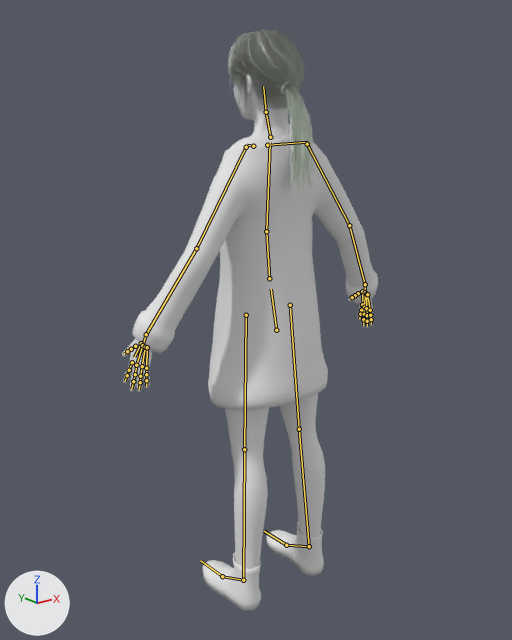
Two versions of the FBX model UnityProject/Assets/Visuals/Characters/New Silja/NewSilja_rigged_1.fbx, one commit apart.
The view is the same before and after, from a 50 mm camera at (-1.436, -1.74, 1.694) aimed at (-0.049, -0.006, 1.0). Every picture has the same lights, and +X, +Y and +Z are marked at lower left. The bones that bend it are drawn over the model as lines.

Names of what the first picture shows: '!Silja_Hair', '!Silja_LowPoly'.
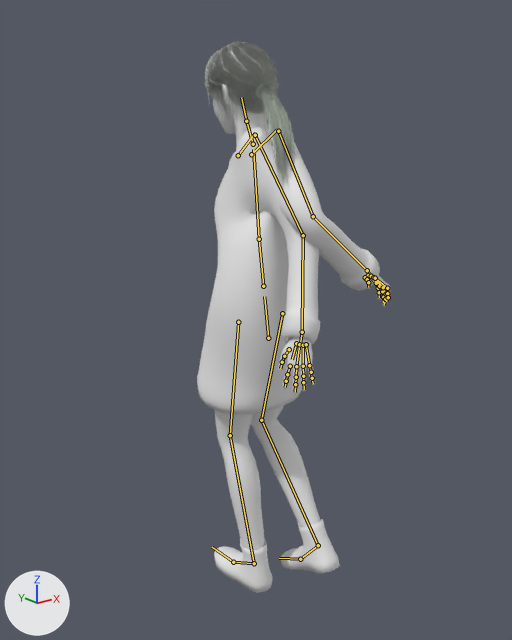
The newer file adds an action. The first version stands in its rest pose; the second is drawn at frame 8 of the action '!Silja_DeformRig|!Silja_LowPolyAction'.

Where the change shows, as pixel boxes (x1, y1, x2, y2) in the pictures (512 x 640 px):
'!Silja_LowPoly', posed (25% narrower): before (122, 33, 378, 611); after (197, 49, 390, 593)
'!Silja_Hair', posed (11% shorter): before (228, 29, 317, 193); after (205, 41, 296, 187)
bone 'hips', root to tip: before (276, 330) to (271, 289); after (268, 338) to (264, 296)
bone 'spine', root to tip: before (269, 278) to (266, 231); after (263, 286) to (259, 239)
bone 'chest', root to tip: before (266, 231) to (270, 142); after (259, 239) to (253, 149)
bone 'neck', root to tip: before (270, 137) to (266, 112); after (253, 144) to (246, 121)
bone 'head', root to tip: before (266, 112) to (263, 86); after (246, 121) to (241, 97)
bone 'shoulder.L', root to tip: before (253, 146) to (247, 145); after (238, 155) to (255, 133)
bone 'upper_arm.L', root to tip: before (246, 147) to (196, 248); after (255, 135) to (303, 235)
bone 'forearm.L', root to tip: before (196, 248) to (146, 334); after (303, 235) to (302, 332)
bone 'hand.L', root to tip: before (146, 334) to (142, 346); after (302, 332) to (300, 345)
bone 'f_index.02.L', root to tip: before (129, 370) to (127, 375); after (287, 374) to (286, 381)
bone 'f_index.03.L', root to tip: before (127, 375) to (125, 381); after (286, 381) to (285, 387)
bone 'thumb.01.L', root to tip: before (135, 346) to (131, 349); after (289, 349) to (284, 356)
bone 'thumb.02.L', root to tip: before (131, 349) to (127, 351); after (284, 356) to (282, 362)
bone 'f_middle.01.L', root to tip: before (136, 365) to (135, 374); after (296, 366) to (296, 377)
bone 'f_middle.02.L', root to tip: before (135, 374) to (133, 381); after (296, 377) to (295, 384)
bone 'f_ring.01.L', root to tip: before (142, 366) to (140, 376); after (303, 366) to (303, 376)
bone 'f_ring.02.L', root to tip: before (140, 376) to (140, 382); after (303, 376) to (303, 382)
bone 'f_pinky.02.L', root to tip: before (146, 374) to (146, 380); after (311, 372) to (312, 378)
bone 'f_pinky.03.L', root to tip: before (146, 380) to (146, 386); after (312, 378) to (313, 383)
bone 'shoulder.R', root to tip: before (267, 145) to (307, 142); after (251, 154) to (277, 129)
bone 'upper_arm.R', root to tip: before (307, 144) to (349, 225); after (278, 131) to (313, 216)
bone 'forearm.R', root to tip: before (349, 225) to (365, 284); after (313, 216) to (367, 270)
bone 'hand.R', root to tip: before (365, 284) to (365, 293); after (367, 270) to (372, 276)
bone 'f_index.01.R', root to tip: before (362, 304) to (361, 310); after (376, 283) to (378, 288)
bone 'f_index.03.R', root to tip: before (360, 314) to (359, 318); after (379, 292) to (379, 297)
bone 'thumb.01.R', root to tip: before (358, 293) to (355, 295); after (365, 277) to (367, 279)
bone 'thumb.02.R', root to tip: before (355, 295) to (352, 297); after (367, 279) to (368, 282)
bone 'thumb.03.R', root to tip: before (352, 297) to (350, 299); after (368, 282) to (368, 287)
bone 'f_middle.02.R', root to tip: before (364, 314) to (363, 319); after (382, 291) to (383, 297)
bone 'f_middle.03.R', root to tip: before (363, 319) to (363, 325); after (383, 297) to (383, 303)
bone 'f_ring.01.R', root to tip: before (366, 308) to (367, 315); after (383, 287) to (386, 294)
bone 'f_ring.02.R', root to tip: before (367, 315) to (367, 321); after (386, 294) to (385, 299)
bone 'f_pinky.01.R', root to tip: before (370, 310) to (370, 315); after (387, 288) to (387, 293)
bone 'f_pinky.02.R', root to tip: before (370, 315) to (371, 319); after (387, 293) to (388, 297)
bone 'thigh.L', root to tip: before (246, 315) to (244, 449); after (238, 322) to (230, 435)
bone 'shin.L', root to tip: before (244, 449) to (243, 580); after (230, 435) to (254, 563)
bone 'foot.L', root to tip: before (243, 580) to (222, 576); after (254, 563) to (233, 562)
bone 'thigh.R', root to tip: before (290, 305) to (299, 429); after (282, 313) to (261, 420)
bone 'shin.R', root to tip: before (299, 429) to (309, 546); after (261, 420) to (318, 545)
bone 'foot.R', root to tip: before (309, 546) to (286, 545); after (318, 545) to (300, 559)

What the commit changed:
Bone 'hips' (bone_hips) moves from (0.0, 0.0, 0.0) to (0.033, -0.02, 0.004).
Bone 'hips' (bone_hips) turns from (0, 0, 0) to (0, 1, 2) degrees about its own x, y and z.
Bone 'spine' (bone_spine) turns from (0, 0, 0) to (4, 0, -1) degrees about its own x, y and z.
Bone 'chest' (bone_chest) turns from (0, 0, 0) to (5, 0, -1) degrees about its own x, y and z.
Bone 'neck' (bone_neck) turns from (0, 0, 0) to (1, 0, 1) degrees about its own x, y and z.
Bone 'head' (bone_head) turns from (0, 0, 0) to (2, -1, 0) degrees about its own x, y and z.
Bone 'shoulder.L' (bone_shoulder_l) turns from (0, 0, 0) to (24, 15, 46) degrees about its own x, y and z.
Bone 'upper_arm.L' (bone_upper_arm_l) turns from (0, 0, 0) to (2, 1, -31) degrees about its own x, y and z.
Bone 'forearm.L' (bone_forearm_l) turns from (0, 0, 0) to (13, -28, 7) degrees about its own x, y and z.
Bone 'hand.L' (bone_hand_l) turns from (0, 0, 0) to (-14, 53, -7) degrees about its own x, y and z.
Bone 'f_index.02.L' (bone_f_index_02_l) turns from (0, 0, 0) to (-11, 0, 0) degrees about its own x, y and z.
Bone 'f_index.03.L' (bone_f_index_03_l) turns from (0, 0, 0) to (-17, 0, 0) degrees about its own x, y and z.
Bone 'thumb.01.L' (bone_thumb_01_l) turns from (0, 0, 0) to (10, 1, -7) degrees about its own x, y and z.
Bone 'thumb.02.L' (bone_thumb_02_l) turns from (0, 0, 0) to (15, 3, 0) degrees about its own x, y and z.
Bone 'f_middle.01.L' (bone_f_middle_01_l) turns from (0, 0, 0) to (-9, 0, 0) degrees about its own x, y and z.
Bone 'f_middle.02.L' (bone_f_middle_02_l) turns from (0, 0, 0) to (-9, 0, 0) degrees about its own x, y and z.
Bone 'f_ring.01.L' (bone_f_ring_01_l) turns from (0, 0, 0) to (-10, 0, 0) degrees about its own x, y and z.
Bone 'f_ring.02.L' (bone_f_ring_02_l) turns from (0, 0, 0) to (-14, 0, 0) degrees about its own x, y and z.
Bone 'f_pinky.02.L' (bone_f_pinky_02_l) turns from (0, 0, 0) to (-8, 0, 0) degrees about its own x, y and z.
Bone 'f_pinky.03.L' (bone_f_pinky_03_l) turns from (0, 0, 0) to (-7, 0, 2) degrees about its own x, y and z.
Bone 'shoulder.R' (bone_shoulder_r) turns from (0, 0, 0) to (31, -25, -44) degrees about its own x, y and z.
Bone 'upper_arm.R' (bone_upper_arm_r) turns from (0, 0, 0) to (-1, 0, 27) degrees about its own x, y and z.
Bone 'forearm.R' (bone_forearm_r) turns from (0, 0, 0) to (57, 32, -8) degrees about its own x, y and z.
Bone 'hand.R' (bone_hand_r) turns from (0, 0, 0) to (-20, -57, 11) degrees about its own x, y and z.
Bone 'f_index.01.R' (bone_f_index_01_r) turns from (0, 0, 0) to (-7, 0, -7) degrees about its own x, y and z.
Bone 'f_index.03.R' (bone_f_index_03_r) turns from (0, 0, 0) to (-16, 0, 0) degrees about its own x, y and z.
Bone 'thumb.01.R' (bone_thumb_01_r) turns from (0, 0, 0) to (16, -4, 25) degrees about its own x, y and z.
Bone 'thumb.02.R' (bone_thumb_02_r) turns from (0, 0, 0) to (7, 55, 1) degrees about its own x, y and z.
Bone 'thumb.03.R' (bone_thumb_03_r) turns from (0, 0, 0) to (23, -17, -7) degrees about its own x, y and z.
Bone 'f_middle.02.R' (bone_f_middle_02_r) turns from (0, 0, 0) to (-15, -6, 0) degrees about its own x, y and z.
Bone 'f_middle.03.R' (bone_f_middle_03_r) turns from (0, 0, 0) to (-15, 0, 0) degrees about its own x, y and z.
Bone 'f_ring.01.R' (bone_f_ring_01_r) turns from (0, 0, 0) to (-11, 0, -1) degrees about its own x, y and z.
Bone 'f_ring.02.R' (bone_f_ring_02_r) turns from (0, 0, 0) to (-23, 10, 0) degrees about its own x, y and z.
Bone 'f_pinky.01.R' (bone_f_pinky_01_r) turns from (0, 0, 0) to (-37, 2, 5) degrees about its own x, y and z.
Bone 'f_pinky.02.R' (bone_f_pinky_02_r) turns from (0, 0, 0) to (8, 8, 7) degrees about its own x, y and z.
Bone 'thigh.L' (bone_thigh_l) turns from (0, 0, 0) to (-15, 1, 10) degrees about its own x, y and z.
Bone 'shin.L' (bone_shin_l) turns from (0, 0, 0) to (25, 3, 0) degrees about its own x, y and z.
Bone 'foot.L' (bone_foot_l) turns from (0, 0, 0) to (-7, 4, -6) degrees about its own x, y and z.
Bone 'thigh.R' (bone_thigh_r) turns from (0, 0, 0) to (-19, 0, 1) degrees about its own x, y and z.
Bone 'shin.R' (bone_shin_r) turns from (0, 0, 0) to (53, 0, 0) degrees about its own x, y and z.
Bone 'foot.R' (bone_foot_r) turns from (0, 0, 0) to (-10, -1, 0) degrees about its own x, y and z.
